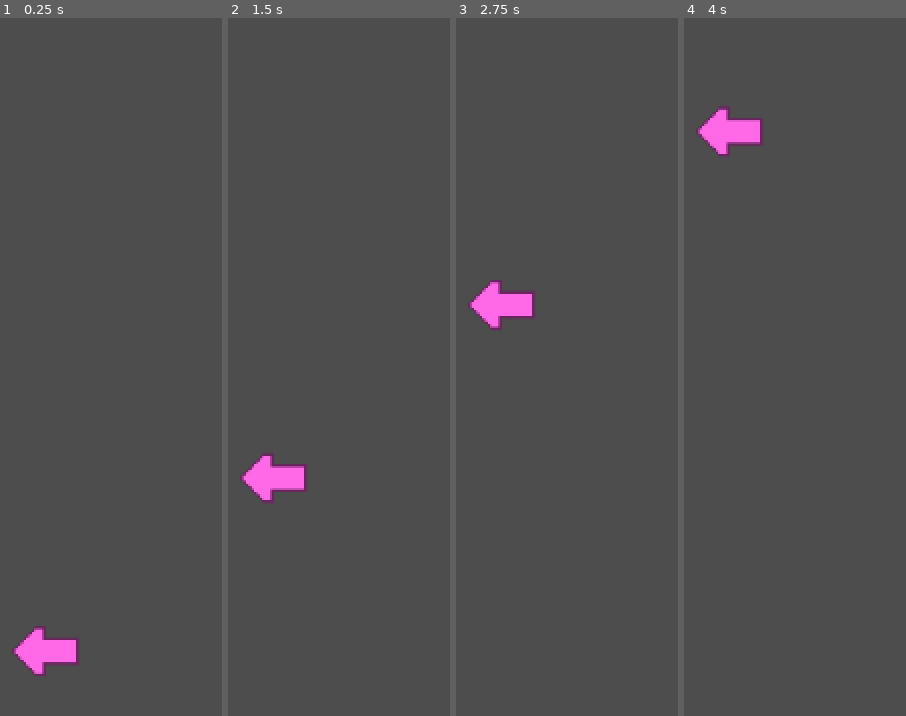
Above: before the commit, frames 1-4 (left to right).
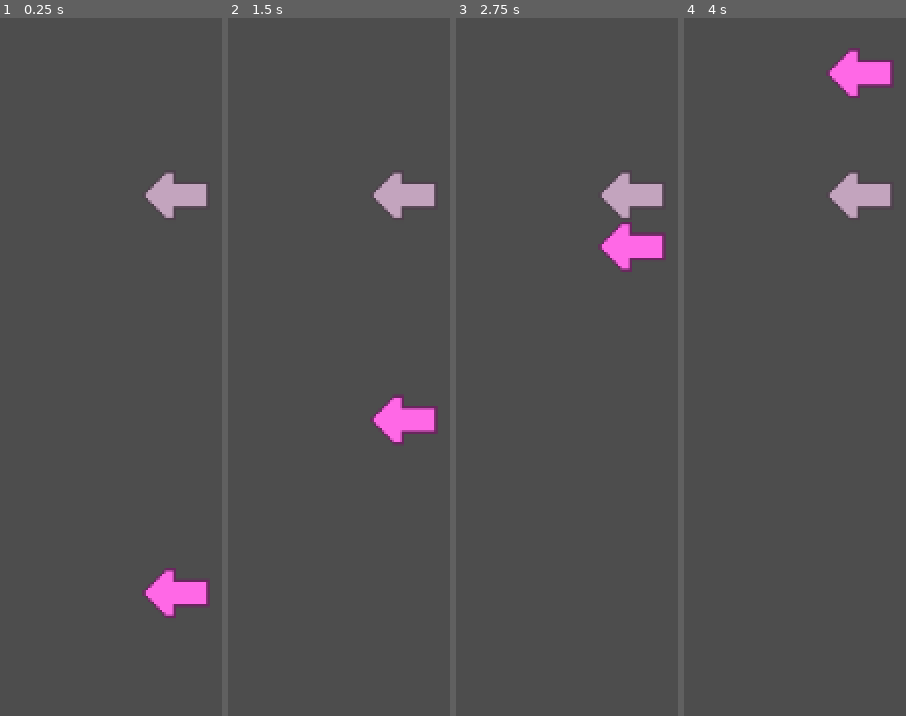
Above: after the commit, the same moments.

Repository: xKiniax/Music-Assignment-Godot
Game: Godot game, scene res://scenes/game.tscn
Two runs of this game, one before a commit and one after it. Both use one fixed random seed, a clock stepped at 60 frames per second and the inputs below. The project has no main scene, so this scene is started directly.
Inputs:
- Up to frame 1 (0.25 s): no input
- Up to frame 2 (1.5 s): hold Left (ui_left) from 1.28 s (still down)
- Up to frame 3 (2.75 s): release Left (ui_left) at 2.03 s
- Up to frame 4 (4 s): hold Left (ui_left) from 3.53 s (still down)

The runs differ from the first frame. In frame 1, 3.6% of the frame differs, in the area x 5-95%, y 22-95%; in frame 2, 3.6%; in frame 3, 3.6%; in frame 4, 3.6%, in the area x 5-95%, y 4-29%.
Error after the commit: Parse Error: Unexpected "Identifier" in class body. (res://scripts/Idle_ArrowLeft.gd:1)

Commit message:
Broken idle arrow code and sensor
Idle arrow left script isn't working. I'm not sure why it has problems with the first default line of code which is Extends Area2D

Diff:
--- a/music-game-project/scenes/Idle_ArrowLeft.tscn
+++ b/music-game-project/scenes/Idle_ArrowLeft.tscn
@@ -1,11 +1,27 @@
-[gd_scene load_steps=9 format=3 uid="uid://dulyi3kb2xwcm"]
+[gd_scene load_steps=10 format=3 uid="uid://dulyi3kb2xwcm"]
 
 [ext_resource type="Texture2D" uid="uid://c8oim64p61dg" path="res://Assets/arrow_left_idle.png" id="1_6wp6e"]
+[ext_resource type="Script" path="res://scripts/Idle_ArrowLeft.gd" id="1_ipqbo"]
 [ext_resource type="Texture2D" uid="uid://dyh6dxkmhqtu4" path="res://Assets/arrow_left_good.png" id="2_rvqtf"]
 [ext_resource type="Texture2D" uid="uid://gp1ohew1ntpg" path="res://Assets/arrow_left_bad.png" id="3_sp5vq"]
 
 [sub_resource type="RectangleShape2D" id="RectangleShape2D_pda7l"]
 size = Vector2(25.646, 12.5152)
+
+[sub_resource type="Animation" id="Animation_5dsnx"]
+resource_name = "Bad"
+tracks/0/type = "value"
+tracks/0/imported = false
+tracks/0/enabled = true
+tracks/0/path = NodePath("Sprite_Bad:modulate")
+tracks/0/interp = 1
+tracks/0/loop_wrap = true
+tracks/0/keys = {
+"times": PackedFloat32Array(0, 1),
+"transitions": PackedFloat32Array(1, 1),
+"update": 0,
+"values": [Color(1, 1, 1, 1), Color(1, 1, 1, 0)]
+}
 
 [sub_resource type="Animation" id="Animation_ntuhp"]
 resource_name = "Good"
@@ -49,21 +65,6 @@
 "values": [Color(1, 1, 1, 1)]
 }
 
-[sub_resource type="Animation" id="Animation_5dsnx"]
-resource_name = "Bad"
-tracks/0/type = "value"
-tracks/0/imported = false
-tracks/0/enabled = true
-tracks/0/path = NodePath("Sprite_Bad:modulate")
-tracks/0/interp = 1
-tracks/0/loop_wrap = true
-tracks/0/keys = {
-"times": PackedFloat32Array(0, 1),
-"transitions": PackedFloat32Array(1, 1),
-"update": 0,
-"values": [Color(1, 1, 1, 1), Color(1, 1, 1, 0)]
-}
-
 [sub_resource type="AnimationLibrary" id="AnimationLibrary_1u041"]
 _data = {
 "Bad": SubResource("Animation_5dsnx"),
@@ -72,6 +73,7 @@
 }
 
 [node name="Idle_ArrowLeft" type="Area2D"]
+script = ExtResource("1_ipqbo")
 
 [node name="CollisionShape2D" type="CollisionShape2D" parent="."]
 position = Vector2(6.25849e-07, 0)
@@ -84,11 +86,13 @@
 texture = ExtResource("1_6wp6e")
 
 [node name="Sprite_Good" type="Sprite2D" parent="."]
+visible = false
 texture_filter = 1
 scale = Vector2(2, 2)
 texture = ExtResource("2_rvqtf")
 
 [node name="Sprite_Bad" type="Sprite2D" parent="."]
+visible = false
 texture_filter = 1
 scale = Vector2(2, 2)
 texture = ExtResource("3_sp5vq")
@@ -97,3 +101,6 @@
 libraries = {
 "": SubResource("AnimationLibrary_1u041")
 }
+
+[connection signal="area_shape_entered" from="." to="." method="_on_Idle_ArrowLeft_area_shape_entered"]
+[connection signal="area_shape_exited" from="." to="." method="_on_Idle_ArrowLeft_area_shape_exited"]
--- a/music-game-project/scenes/game.tscn
+++ b/music-game-project/scenes/game.tscn
@@ -1,8 +1,12 @@
-[gd_scene load_steps=2 format=3 uid="uid://c2mbgr0vcsff2"]
+[gd_scene load_steps=3 format=3 uid="uid://c2mbgr0vcsff2"]
 
 [ext_resource type="PackedScene" uid="uid://disp2k0atvr80" path="res://scenes/Move_ArrowLeft.tscn" id="1_xemyv"]
+[ext_resource type="PackedScene" uid="uid://dulyi3kb2xwcm" path="res://scenes/Idle_ArrowLeft.tscn" id="2_1xirr"]
 
 [node name="Game" type="Node2D"]
 
 [node name="Move_ArrowLeft" parent="." instance=ExtResource("1_xemyv")]
-position = Vector2(402, 482)
+position = Vector2(496, 440)
+
+[node name="Idle_ArrowLeft" parent="." instance=ExtResource("2_1xirr")]
+position = Vector2(496, 128)
--- /dev/null
+++ b/music-game-project/scripts/Idle_ArrowLeft.gd
@@ -0,0 +1,26 @@
+extends Area2D
+
+onready var animp = $AnimationPlayer
+var sensor = 0
+
+
+func _process(delta):
+
+	# Sensor and pressed "Good"
+	if sensor == 1:
+		if Input.is_action_just_pressed("ui_left"):
+			animp.play("Good")
+
+	# Sensor and pressed "Bad"
+	if sensor == 0:
+		if Input.is_action_just_pressed("ui_left"):
+			animp.play("Bad")
+
+
+
+func _on_Idle_ArrowLeft_area_shape_entered(area_rid: RID, area: Area2D, area_shape_index: int, local_shape_index: int) -> void:
+	sensor = 1
+
+
+func _on_Idle_ArrowLeft_area_shape_exited(area_rid: RID, area: Area2D, area_shape_index: int, local_shape_index: int) -> void:
+	sensor = 0
Not shown, added: music-game-project/Assets/arrows.psd
